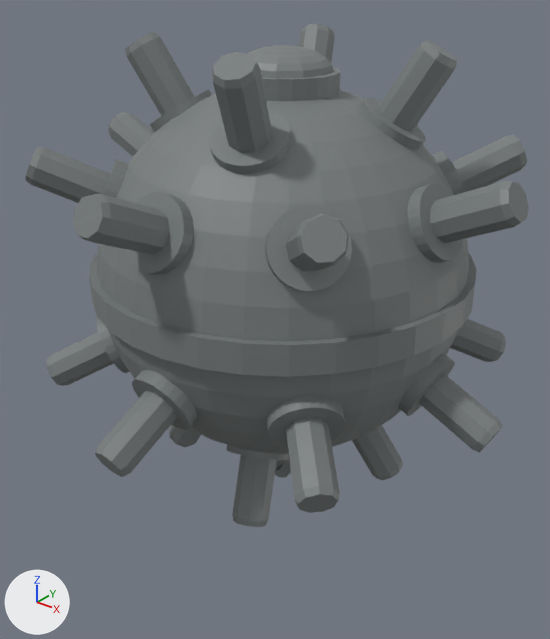
A saved change to the OBJ model Assets/models/Мина.obj.
Both versions are drawn from a 50 mm camera at (0.486, -0.621, 0.321) aimed at (-0.022, 0.014, -0.073). Arrows for +X, +Y and +Z are at lower left; the lights stay in place. Where no turn or scale is listed for an object, it has been applied to the vertices.

Before the edit, the objects in view are built like this:
```python
me_мина_сфера_010 = bpy.data.meshes.new('Мина_Сфера.010')
me_мина_сфера_010.from_pydata(...)  # 3734 vertices, 3132 faces; spans x -0.269..0.269, y -0.269..0.269, z -0.276..0.246
me_мина_сфера_010.materials.append(mat_материал_065)  # grey #797e7e
ob_мина_сфера_010 = bpy.data.objects.new('Мина_Сфера.010', me_мина_сфера_010)
ob_мина_сфера_010.location = (0.0, 0.0, 0.0)
```
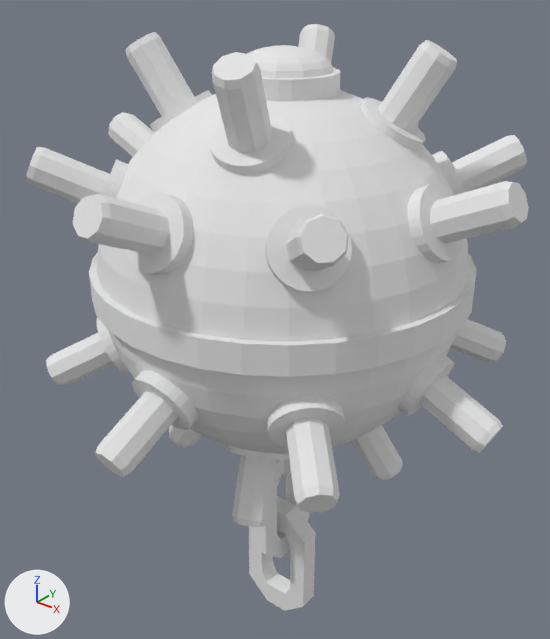
Pixel boxes [x1, y1, x2, y2] of what changed, in the pictures (550 x 639 px):
'Мина_Сфера.010', reshaped (17% taller): before [25, 24, 529, 527]; after [25, 24, 529, 611]
part 1 of me_мина_сфера_010, added: after [249, 496, 316, 611]
part 2 of me_мина_сфера_010, added: after [251, 460, 310, 558]
part 3 of me_мина_сфера_010, recoloured (grey to white): [25, 24, 529, 527] in both

The edits, one by one:
Material 'Материал.221' (mat_материал_221) is new.
Its base color is (0.8, 0.8, 0.8) (white #e7e7e7).
Its roughness is 1.0.
me_мина_сфера_010 is used by ob_мина_сфера_010; location (0.0, 0.0, 0.0).
me_мина_сфера_010 had 3734 vertices, 3132 faces and spanned x -0.269..0.269, y -0.269..0.269, z -0.276..0.246.
me_мина_сфера_010 now has 3830 vertices, 3228 faces and spans x -0.269..0.269, y -0.269..0.269, z -0.496..0.246.
me_мина_сфера_010 part 1: a new loose piece of 48 vertices spanning x -0.047..0.047, y -0.012..0.012, z -0.496..-0.329, in mat_материал_221 (white #e7e7e7).
me_мина_сфера_010 part 2: a new loose piece of 48 vertices spanning x -0.012..0.012, y -0.047..0.047, z -0.401..-0.234, in mat_материал_221 (white #e7e7e7).
me_мина_сфера_010 part 3: 3132 faces spanning x -0.269..0.269, y -0.269..0.269, z -0.277..0.246 switch from mat_материал_065 (grey #797e7e) to mat_материал_221 (white #e7e7e7).
